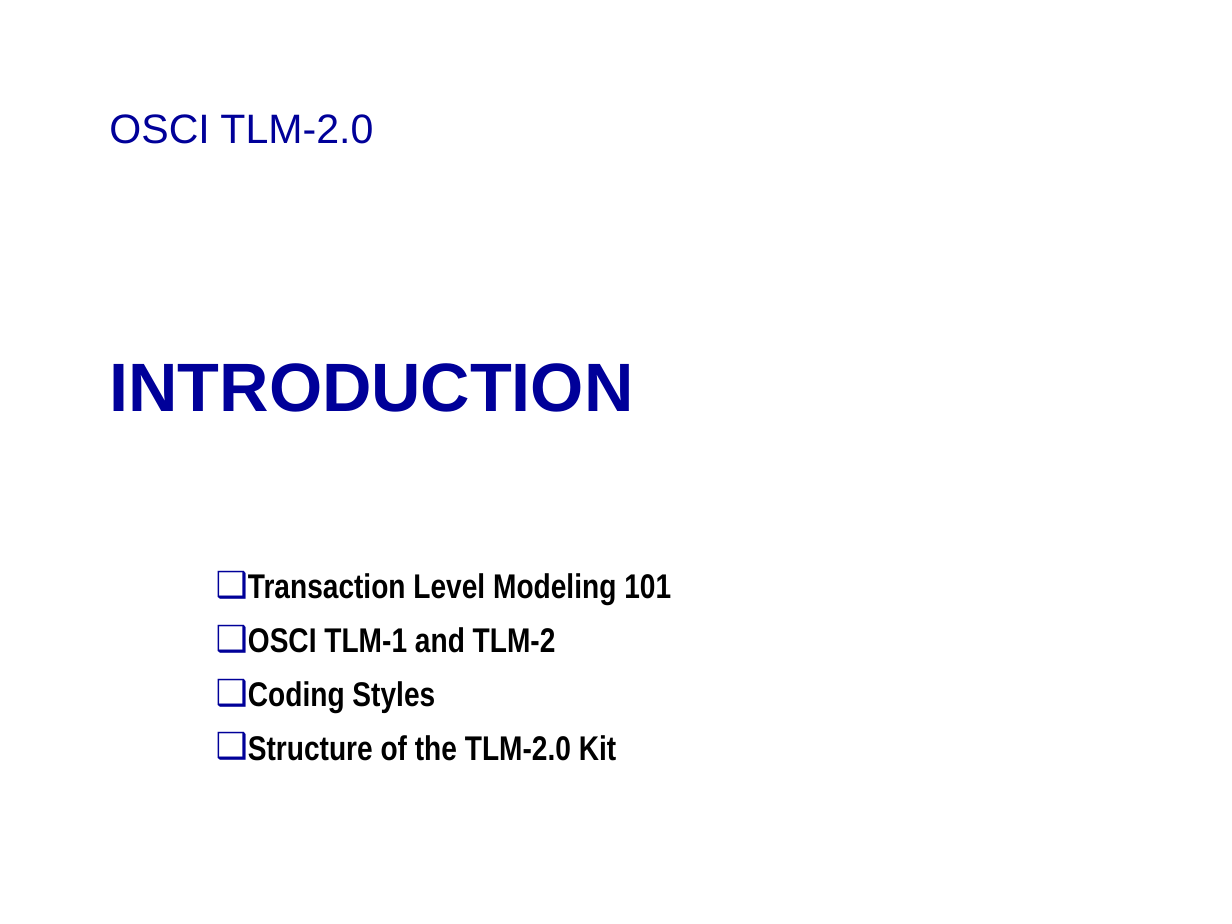
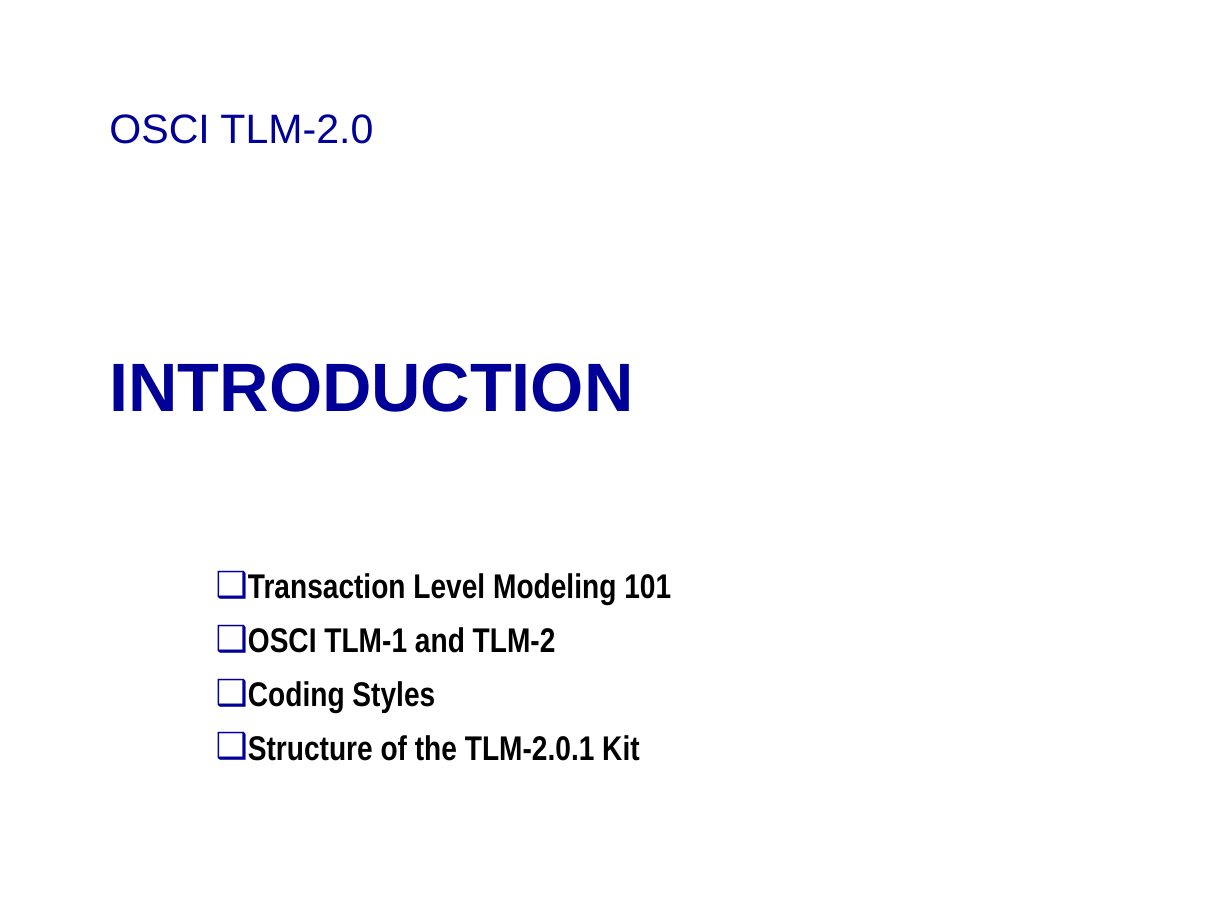
Before and after one commit to accellera-official/systemc, a slide deck: slide 4 of docs/release/TLM_2_0_presentation.ppt. Drawn at 1232x924 pixels with LibreOffice and Linux fonts; fonts in the diff are those of the drawing; background and template pictures are left out. Boxes give left, top, right and bottom in pixels: in the first picture for what was removed or moved away, otherwise in the second. Text is boxed around its words. In the diff, an @@ line names an element or a change of style, - is before the commit and + after.

```diff
--- a/docs/release/TLM_2_0_presentation.ppt
+++ b/docs/release/TLM_2_0_presentation.ppt
@@ text at box(248, 735, 639, 761): text changed @@
-❑ Structure of the TLM-2.0 Kit
+❑ Structure of the TLM-2.0.1 Kit
```
Also in this commit, not shown: 100 other slides changed, 1 other file.
